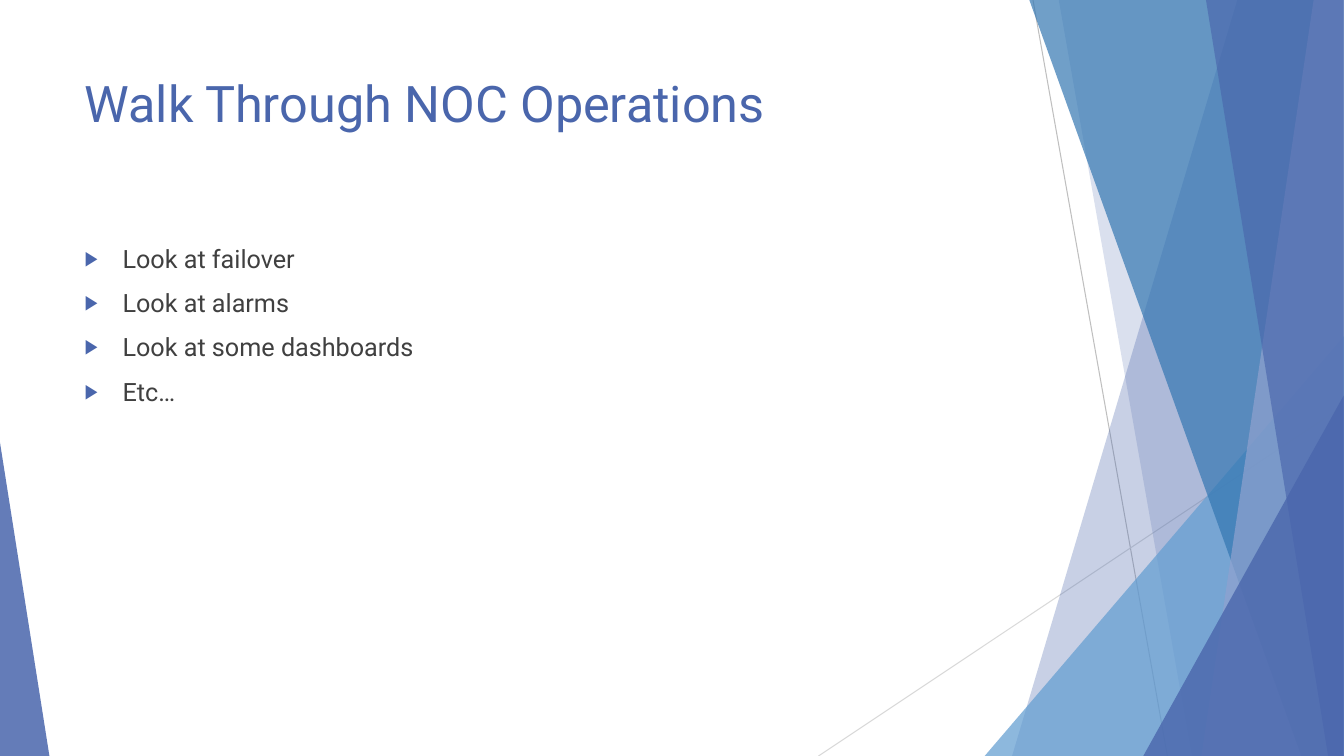
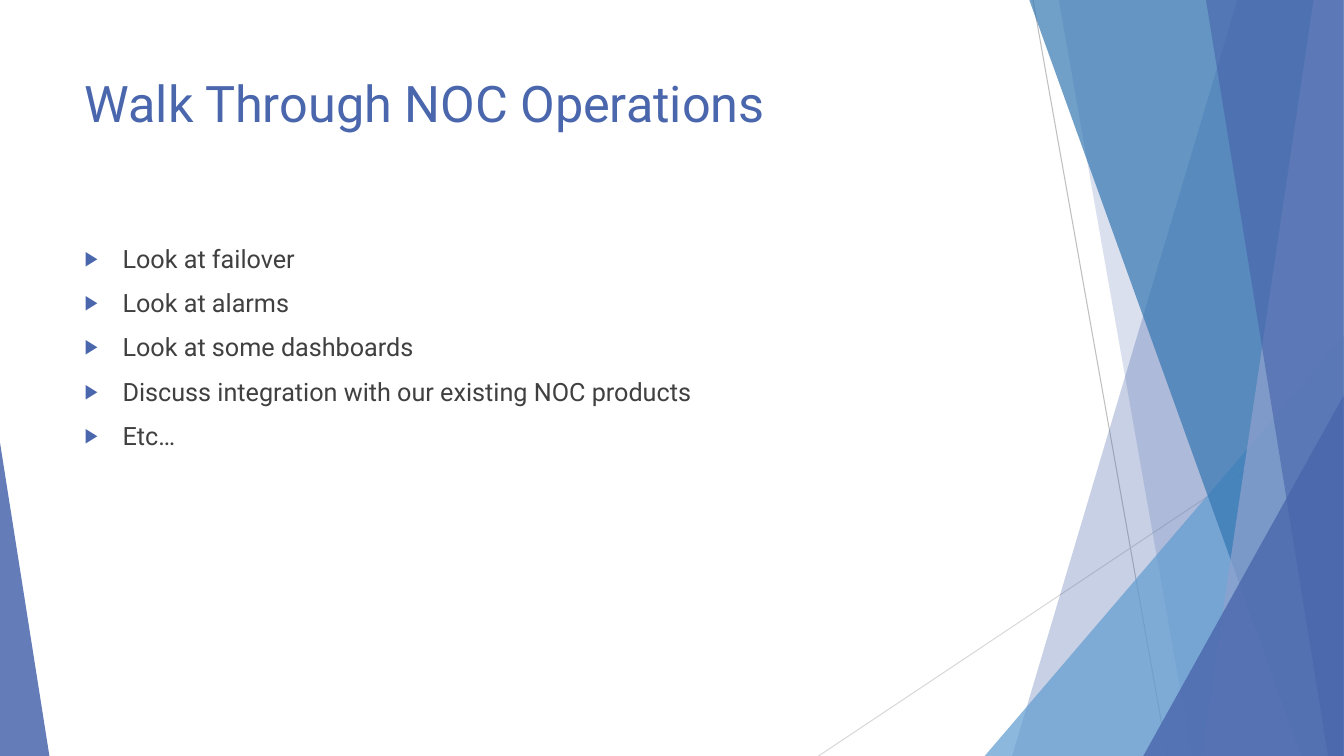
Before and after one commit to EnterpriseProductsLP/docker-straw-man, a slide deck: slide 10 of Docker Proofs of Concept.pptx. Drawn at 1344x756 pixels with LibreOffice and Linux fonts; fonts in the diff are those of the drawing. Boxes give left, top, right and bottom in pixels: in the first picture for what was removed or moved away, otherwise in the second. Text is boxed around its words. In the diff, an @@ line names an element or a change of style, - is before the commit and + after.

```diff
--- a/Docker Proofs of Concept.pptx
+++ b/Docker Proofs of Concept.pptx
@@ text at (123,382,691,407): paragraph added @@
+▶ Discuss integration with our existing NOC products
```
Also in this commit, not shown: 5 other slides changed.
